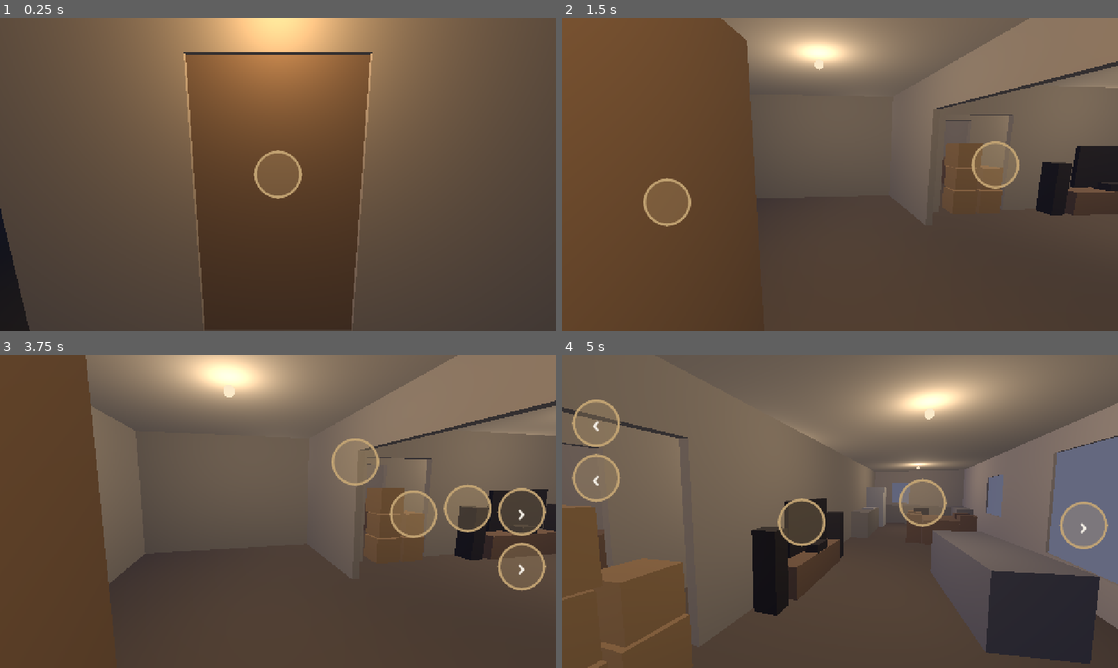
Above: before the commit, frames 1-4 (two rows, left to right).
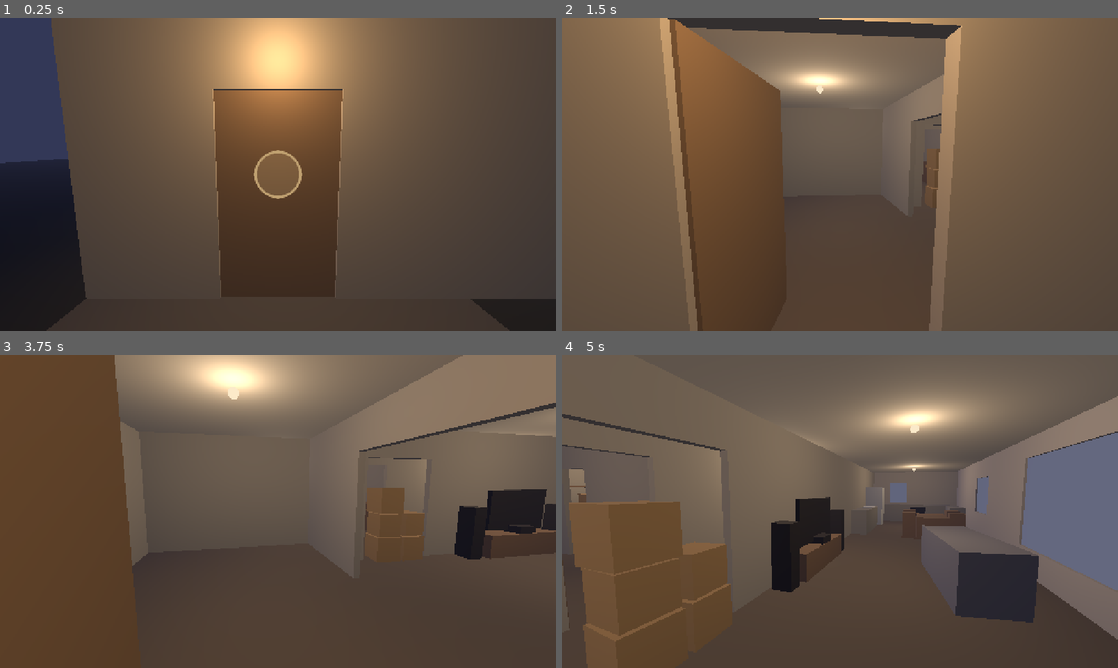
Above: after the commit, the same moments.

Repository: dsickles/Threshold
Game: Godot game, scene res://scenes/house/house.tscn
The game is run twice, just before and just after one commit, with the same random seed, the same clock (stepped at 60 frames per second) and the same inputs. This scene is started directly instead of the project's main scene.
Inputs (mouse positions are in pixels of both pictures, inside the frame that each line leads up to):
- Up to frame 1 (0.25 s): no input
- Up to frame 2 (1.5 s): click (840, 174) at 0.5 s; tap Enter at 1.25, 1.35 s; move the mouse to (962, 158) at 1.27 s; hold D from 1.28 s (still down); click (962, 158) at 1.42 s
- Up to frame 3 (3.75 s): tap Space at 1.52 s; release D at 2 s; drag from (166, 527) to (250, 574) at 2.02 s; move the mouse to (333, 442) at 2.77 s; hold D 2.78-3.5 s; tap Enter at 2.85 s; click (450, 514) at 3.52 s
- Up to frame 4 (5 s): drag from (812, 574) to (673, 464) at 4.27 s

The runs differ from the first frame. In frame 1, 26% of the frame differs, in the area x 0-100%, y 0-100%; in frame 2, 34%; in frame 3, 7.5%; in frame 4, 29%.

Commit message:
House: fixes from code review
Rings hide during a glide and come back on arrival; glides through a doorway
cross it square and never back up; rings stay 64pt on a high-density phone;
arrow colours don't change on hover; an unknown story point is reported;
the porch view stands further back. Browser walk gets a longer time limit.

Co-Authored-By: Claude Opus 5.5 (1M context) <noreply@anthropic.com>
Claude-Session: https://claude.ai/code/session_01RkqaLddmvKBQ6mL8JGM9er

Diff:
--- a/game/scenes/house/house.gd
+++ b/game/scenes/house/house.gd
@@ -2,9 +2,10 @@
 ## The House in gray-box (DAS-93): the M1 rooms as simple shapes, lit by lamps
 ## and ordinary fog only, and moved through by tap (ADR-0008). Every view
 ## shows a ring for each doorway in its room that can be gone through and for
-## the room's other wall views; tapping one glides there in 2.0 s. A ring that
-## is off screen pins to the screen edge with an arrow. A short drag looks
-## around a little. There is no back button.
+## the room's other wall views; tapping one glides there in 2.0 s, and the
+## next view's rings appear on arrival. A ring that is off screen pins to the
+## screen edge with an arrow. A short drag looks around a little. There is no
+## back button.
 ##
 ## Which doors are open, shut or blocked by boxes comes from the story point.
 ## Until the core table (DAS-92) is on main, the stand-in points in
@@ -66,29 +67,41 @@
 var _ring_pressed: StyleBoxFlat
 var _materials := {}
 var _door_pivots := {}
-var _box_stacks := {}
 var _world_env: WorldEnvironment
 
 
 func _ready() -> void:
 	if door_states.is_empty():
-		door_states = HouseLayout.STAND_IN_POINTS.get(story_point, HouseLayout.STAND_IN_POINTS[&"start"])
+		if not HouseLayout.STAND_IN_POINTS.has(story_point):
+			push_error("House: no story point '%s'; showing the start." % story_point)
+		door_states = HouseLayout.STAND_IN_POINTS.get(story_point, HouseLayout.STAND_IN_POINTS[&"start"]).duplicate()
 	_build_world()
 	_camera = Camera3D.new()
 	_camera.fov = 70.0
 	_camera.near = 0.05
 	add_child(_camera)
 	_build_ui()
+	get_viewport().size_changed.connect(_place_rings)
 	_current = HouseLayout.START_VIEW
 	_set_base(HouseLayout.view_transform(_current))
-	_show_rings()
+	_arrive()
 
 
 func _process(_delta: float) -> void:
 	# Keep the view about as wide on a tall phone as on a laptop.
 	var size := get_viewport().get_visible_rect().size
 	_camera.keep_aspect = Camera3D.KEEP_WIDTH if size.y > size.x else Camera3D.KEEP_HEIGHT
-	_place_rings()
+
+
+# Hiding the window pauses a glide (the web build stops altogether while
+# its tab is hidden). Nothing in the House is saved.
+func _notification(what: int) -> void:
+	if _tween == null or not _tween.is_valid():
+		return
+	if what == NOTIFICATION_APPLICATION_FOCUS_OUT:
+		_tween.pause()
+	elif what == NOTIFICATION_APPLICATION_FOCUS_IN:
+		_tween.play()
 
 
 ## Whether a glide is under way.
@@ -109,39 +122,68 @@
 # --- Moving.
 
 func _go_to(target: String, door_id: String) -> void:
-	if target == _current:
+	if target == _current or is_gliding():
 		return
 	var from := _camera.global_transform
 	var to := HouseLayout.view_transform(target)
-	# Through a doorway, the glide passes through its middle rather than
-	# cutting through the wall beside it.
+	# Through a doorway, the glide passes through its middle, square to the
+	# wall, rather than cutting through the wall beside it.
 	var via := Vector3.INF
+	var across := Vector3.ZERO
 	if door_id != "":
 		var here := HouseLayout.room_at(Vector2(from.origin.x, from.origin.z))
 		var there := HouseLayout.room_at(Vector2(to.origin.x, to.origin.z))
 		if here != there:
 			var at: Vector2 = HouseLayout.DOORS[door_id].at
 			via = Vector3(at.x, HouseLayout.EYE_HEIGHT, at.y)
+			across = Vector3(0.0, 0.0, signf(to.origin.z - via.z)) if _door_along_x(door_id) \
+					else Vector3(signf(to.origin.x - via.x), 0.0, 0.0)
 	if door_id == "front_door":
 		_open_door(door_id)
 	_current = target
 	_yaw = 0.0
 	_pitch = 0.0
-	if _tween:
-		_tween.kill()
+	# Rings hide during the glide and come back on arrival, so a glide is
+	# never turned mid-way through a wall.
+	_ring_data = []
+	_show_rings()
 	_tween = create_tween().set_trans(Tween.TRANS_SINE).set_ease(Tween.EASE_IN_OUT)
-	_tween.tween_method(_apply_glide.bind(from, to, via), 0.0, 1.0, GLIDE_SECONDS)
+	_tween.tween_method(_apply_glide.bind(from, to, via, across), 0.0, 1.0, GLIDE_SECONDS)
+	_tween.finished.connect(_arrive)
+
+
+func _arrive() -> void:
+	_ring_data = HouseLayout.rings_for(_current, door_states)
 	_show_rings()
 
 
-func _apply_glide(t: float, from: Transform3D, to: Transform3D, via: Vector3) -> void:
+func _apply_glide(t: float, from: Transform3D, to: Transform3D, via: Vector3, across: Vector3) -> void:
 	var origin := from.origin.lerp(to.origin, t)
 	if via != Vector3.INF:
-		# A curve from `from` to `to` that passes through `via` halfway.
-		var control := 2.0 * via - (from.origin + to.origin) / 2.0
-		origin = from.origin.lerp(control, t).lerp(control.lerp(to.origin, t), t)
+		origin = _through(t, from.origin, via, across, to.origin)
 	var turn := from.basis.get_rotation_quaternion().slerp(to.basis.get_rotation_quaternion(), t)
 	_set_base(Transform3D(Basis(turn), origin))
+
+
+# A smooth path from `a` to `b` through the doorway at `via`, crossing it in
+# direction `across`. Time is shared by distance, so the camera keeps an even
+# pace on both sides of the door and never backs up.
+static func _through(t: float, a: Vector3, via: Vector3, across: Vector3, b: Vector3) -> Vector3:
+	var first := a.distance_to(via)
+	var second := via.distance_to(b)
+	var travelled := t * (first + second)
+	if travelled <= first and first > 0.0:
+		return _hermite(travelled / first, a, via - a, via, across * first)
+	if second <= 0.0:
+		return b
+	return _hermite((travelled - first) / second, via, across * second, b, b - via)
+
+
+static func _hermite(u: float, p0: Vector3, m0: Vector3, p1: Vector3, m1: Vector3) -> Vector3:
+	var u2 := u * u
+	var u3 := u2 * u
+	return (2.0 * u3 - 3.0 * u2 + 1.0) * p0 + (u3 - 2.0 * u2 + u) * m0 \
+			+ (-2.0 * u3 + 3.0 * u2) * p1 + (u3 - u2) * m1
 
 
 func _set_base(base: Transform3D) -> void:
@@ -158,6 +200,7 @@
 	_yaw = clampf(_yaw - motion.relative.x * LOOK_PER_PIXEL, -LOOK_YAW_MAX, LOOK_YAW_MAX)
 	_pitch = clampf(_pitch - motion.relative.y * LOOK_PER_PIXEL, -LOOK_PITCH_MAX, LOOK_PITCH_MAX)
 	_set_base(_base)
+	_place_rings()
 
 
 func _open_door(door_id: String) -> void:
@@ -170,14 +213,11 @@
 # --- Rings.
 
 func _show_rings() -> void:
-	_ring_data = HouseLayout.rings_for(_current, door_states)
 	while _rings.size() < _ring_data.size():
 		_rings.append(_make_ring())
 	for i in _rings.size():
 		var ring := _rings[i]
 		ring.visible = i < _ring_data.size()
-		if ring.visible:
-			ring.set_meta("target", _ring_data[i].target)
 	_place_rings()
 
 
@@ -191,7 +231,9 @@
 		ring.add_theme_stylebox_override(state, _ring_pressed)
 	ring.add_theme_stylebox_override("focus", StyleBoxEmpty.new())
 	ring.add_theme_font_size_override("font_size", 56)
-	ring.add_theme_color_override("font_color", Color(0.957, 0.937, 0.902))
+	for colour in ["font_color", "font_hover_color", "font_pressed_color",
+			"font_hover_pressed_color", "font_focus_color"]:
+		ring.add_theme_color_override(colour, Color(0.957, 0.937, 0.902))
 	ring.pressed.connect(_on_ring_pressed.bind(ring))
 	_ring_root.add_child(ring)
 	return ring
@@ -235,11 +277,13 @@
 			var local := _camera.global_transform.affine_inverse() * at
 			point = Vector2(screen.size.x if local.x > 0.0 else 0.0, screen.size.y / 2.0)
 		ring.text = ""
-		if not area.has_point(point):
-			point = point.clamp(area.position, area.end)
+		# Off to a side: pinned to that edge with an arrow. Just above or
+		# below the screen (after a look-drag): held at the edge.
+		if point.x < area.position.x or point.x > area.end.x:
 			var right := point.x > screen.size.x / 2.0
 			ring.text = "›" if right else "‹"
 			(pinned_right if right else pinned_left).append(ring)
+		point = point.clamp(area.position, area.end)
 		ring.position = point - ring.size / 2.0
 		shown.append(ring)
 	for side in [pinned_left, pinned_right]:
@@ -250,11 +294,13 @@
 # The ring's size in the game's units: RING_SIZE, or more where the game is
 # drawn small (an upright phone shows the whole 1280-wide view in 390 points).
 func _ring_size() -> float:
-	var window := Vector2(get_window().size)
+	# The window is in device pixels; a phone's screen scale turns them into
+	# points (3 on most iPhones).
+	var points := Vector2(get_window().size) / maxf(DisplayServer.screen_get_scale(), 1.0)
 	var view := get_viewport().get_visible_rect().size
-	if window.x <= 0.0 or view.x <= 0.0:
+	if points.x <= 0.0 or view.x <= 0.0:
 		return RING_SIZE
-	return maxf(RING_SIZE, RING_MIN_REAL * view.x / window.x)
+	return maxf(RING_SIZE, RING_MIN_REAL * view.x / points.x)
 
 
 # Pinned rings on the same edge would sit on top of each other, so stack them.
@@ -416,7 +462,7 @@
 			pivot.rotation.y = _open_angle(door_id)
 		_door_pivots[door_id] = pivot
 	if state == HouseLayout.BLOCKED:
-		_box_stacks[door_id] = _add_box_stack(parent, door_id)
+		_add_box_stack(parent, door_id)
 
 
 # Whether the doorway lies along x (in a wall running east-west).
@@ -440,7 +486,7 @@
 	return DOOR_OPEN_ANGLE if into.x > 0.0 else -DOOR_OPEN_ANGLE
 
 
-func _add_box_stack(parent: Node3D, door_id: String) -> Node3D:
+func _add_box_stack(parent: Node3D, door_id: String) -> void:
 	var door: Dictionary = HouseLayout.DOORS[door_id]
 	var stack := Node3D.new()
 	stack.name = "Boxes_%s" % door_id
@@ -461,7 +507,6 @@
 			var box := _add_box(stack, Vector3(spot.x, BOX_SIZE * (level + 0.5), spot.y),
 					Vector3.ONE * BOX_SIZE * (0.92 if level % 2 else 1.0), "box")
 			box.rotation.y = deg_to_rad(((c * 7 + level * 13) % 11) - 5.0)
-	return stack
 
 
 # Lamp light only: a bare bulb in each room that can be seen, and the porch
--- a/game/scenes/house/house_layout.gd
+++ b/game/scenes/house/house_layout.gd
@@ -103,7 +103,7 @@
 ## looks at, unless "ring" says otherwise (L3's would sit in the hall opening,
 ## on top of the doorway's own ring).
 const VIEWS := {
-	"P": {"room": "porch", "kind": "doorway", "stand": Vector2(2.0, 13.6),
+	"P": {"room": "porch", "kind": "doorway", "stand": Vector2(2.0, 14.2),
 			"look": Vector3(2.0, 1.3, 12.0)},
 	"E1": {"room": "entry", "kind": "doorway", "stand": Vector2(1.9, 11.6),
 			"look": Vector3(2.8, 1.0, 7.0)},
--- a/game/tests/test_house.gd
+++ b/game/tests/test_house.gd
@@ -36,7 +36,7 @@
 		house._tween.kill()
 	house._current = view
 	house._set_base(HouseLayout.view_transform(view))
-	house._show_rings()
+	house._arrive()
 
 
 func _same_place(a: Transform3D, b: Transform3D) -> bool:
@@ -231,30 +231,67 @@
 	check_near(house.GLIDE_SECONDS, 2.0, 1e-6, "glide time")
 
 
-# Going through a doorway, the camera passes through its middle, not the wall.
-func test_a_glide_through_a_doorway_passes_through_it() -> void:
-	var house := _open_house(ALL_OPEN)
-	await frames()
-	_stand_at(house, "H1")
-	tap(house.ring_to("B1"))
-	house._tween.custom_step(house.GLIDE_SECONDS / 2.0)
-	var middle: Vector3 = house._camera.global_transform.origin
-	var door: Vector2 = HouseLayout.DOORS.bedroom_door.at
-	check(Vector2(middle.x, middle.z).distance_to(door) < 0.05, "halfway, in the bedroom doorway (%s)" % middle)
-
-
-func test_changing_mind_mid_glide_ends_at_the_new_view() -> void:
+# Going through a doorway, the camera stays in the two rooms or the doorway
+# itself: it never passes through a wall.
+func test_glides_through_doorways_never_pass_through_a_wall() -> void:
+	for view in M1_VIEWS:
+		for ring in HouseLayout.rings_for(view, ALL_OPEN):
+			if ring.door == "":
+				continue
+			var door: Dictionary = HouseLayout.DOORS[ring.door]
+			var rooms := [HouseLayout.room_at(HouseLayout.VIEWS[view].stand),
+					HouseLayout.room_at(HouseLayout.VIEWS[ring.target].stand)]
+			var house := _open_house(ALL_OPEN)
+			_stand_at(house, view)
+			house._go_to(ring.target, ring.door)
+			var near_door := false
+			for step in 200:
+				house._tween.custom_step(house.GLIDE_SECONDS / 200.0)
+				var at: Vector3 = house._camera.global_transform.origin
+				var floor_point := Vector2(at.x, at.z)
+				var in_doorway: bool = floor_point.distance_to(door.at) <= door.width / 2.0
+				near_door = near_door or floor_point.distance_to(door.at) < 0.1
+				check(in_doorway or HouseLayout.room_at(floor_point) in rooms,
+						"%s to %s: step %d at %s is in %s or the doorway" % [view, ring.target, step,
+						floor_point, rooms])
+			if rooms[0] != rooms[1]:
+				check(near_door, "%s to %s passes through the middle of the doorway" % [view, ring.target])
+			house.free()
+
+
+# Rings hide while gliding, so a glide can't be turned mid-way through a wall,
+# and come back on arrival.
+func test_rings_hide_during_a_glide_and_come_back_on_arrival() -> void:
 	var house := _open_house()
 	await frames()
 	tap(house.ring_to("E1"))
+	house._tween.custom_step(0.6)
+	await frames()
+	check(house._rings.all(func(ring: Button) -> bool: return not ring.visible), "no rings mid-glide")
+	check(house.ring_to("E2") == null, "nothing to tap mid-glide")
 	await _finish_glide(house)
-	tap(house.ring_to("E2"))
-	house._tween.custom_step(0.6)
-	await frames()
-	tap(house.ring_to("L1"))
-	await _finish_glide(house)
-	check_eq(house._current, "L1", "view after changing mind")
-	check(_same_place(house._camera.global_transform, HouseLayout.view_transform("L1")), "camera at L1")
+	check(house.ring_to("E2") != null and house.ring_to("E2").visible, "the entry's rings on arrival")
+	check(house.ring_to("L1") != null, "and its doorway to the living room")
+
+
+# The camera never backs up: through every doorway, it keeps getting closer.
+func test_glides_through_doorways_never_back_up() -> void:
+	for view in M1_VIEWS:
+		for ring in HouseLayout.rings_for(view, ALL_OPEN):
+			if ring.door == "":
+				continue
+			var house := _open_house(ALL_OPEN)
+			_stand_at(house, view)
+			house._go_to(ring.target, ring.door)
+			var goal := HouseLayout.view_transform(ring.target).origin
+			var last := INF
+			for step in 20:
+				house._tween.custom_step(house.GLIDE_SECONDS / 20.0)
+				var left: float = house._camera.global_transform.origin.distance_to(goal)
+				check(left <= last + 0.05, "%s to %s: no backing up at step %d (%.2f m, was %.2f m)"
+						% [view, ring.target, step, left, last])
+				last = left
+			house.free()
 
 
 func test_a_short_drag_looks_around_a_little_and_the_next_glide_resets_it() -> void:
@@ -306,6 +343,8 @@
 		check_eq(ring.focus_mode, Control.FOCUS_NONE, "rings take no keyboard focus")
 		check(ring.get_theme_stylebox("hover") == ring.get_theme_stylebox("normal"),
 				"a ring looks the same hovered or not")
+		check(ring.get_theme_color("font_hover_color") == ring.get_theme_color("font_color"),
+				"a ring's arrow looks the same hovered or not")
 
 
 # --- Doors, from the story point.
@@ -352,6 +391,12 @@
 	check(not HouseLayout.can_pass("bath2_door", "hall", ALL_OPEN), "the hall bathroom has no view to go to")
 
 
+func test_an_unknown_story_point_is_reported_and_shows_the_start() -> void:
+	expect_error("no story point 'nowhere'")
+	var house := _open_house({}, &"nowhere")
+	check_eq(house.door_states, HouseLayout.STAND_IN_POINTS[&"start"], "the start's doors")
+
+
 func test_which_doors_are_open_comes_from_the_story_point() -> void:
 	var start := _open_house({}, &"start")
 	await frames()
Not shown, changed: game/tests/README.md
Not shown, changed: tests/web/specs/house.spec.ts
